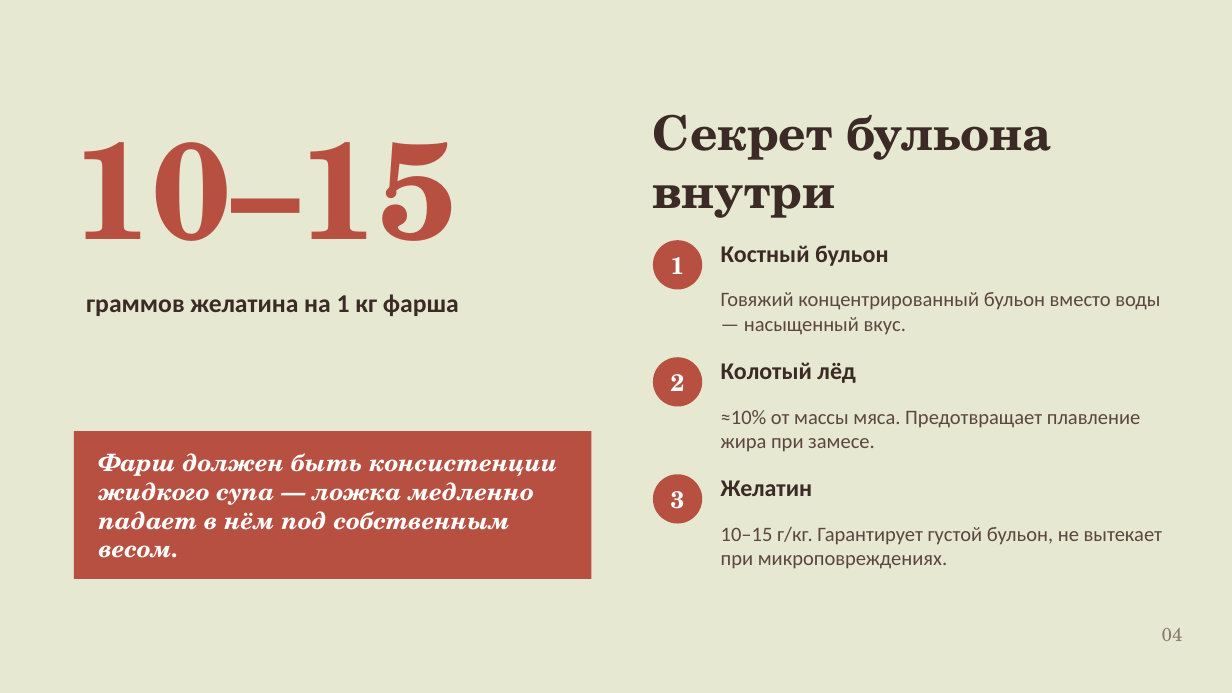
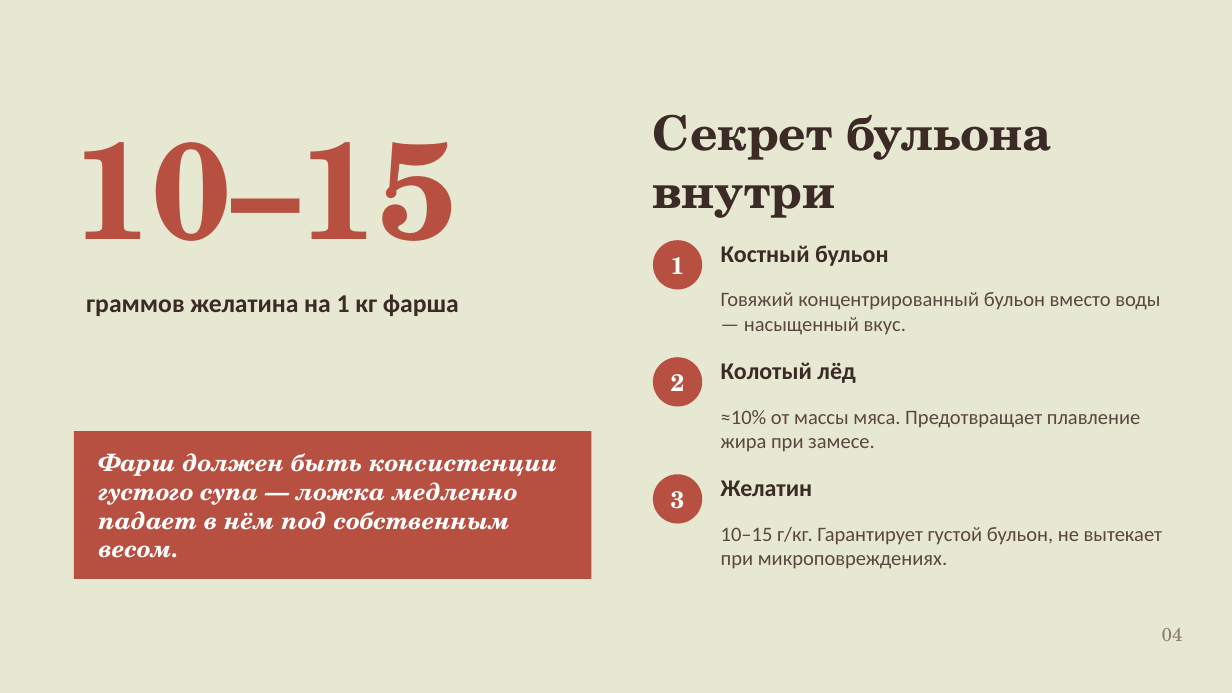
Before and after one commit to LKosoj/child, a slide deck: slide 5 of Рецепты/hinkali-idealnyj-recept.pptx. Drawn at 1232x693 pixels with LibreOffice and Linux fonts; fonts in the diff are those of the drawing. Boxes give left, top, right and bottom in pixels: in the first picture for what was removed or moved away, otherwise in the second. Text is boxed around its words. In the diff, an @@ line names an element or a change of style, - is before the commit and + after.

```diff
--- a/Рецепты/hinkali-idealnyj-recept.pptx
+++ b/Рецепты/hinkali-idealnyj-recept.pptx
@@ text at [99,453,557,558]: text changed @@
-Фарш должен быть консистенции жидкого супа — ложка медленно падает в нём под собственным весом.
+Фарш должен быть консистенции густого супа — ложка медленно падает в нём под собственным весом.
```
